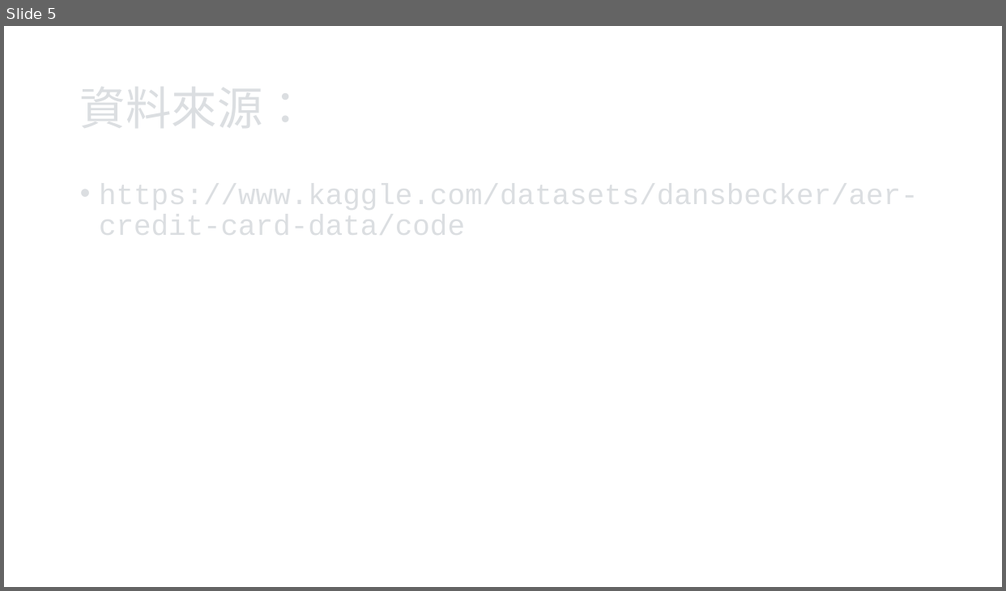
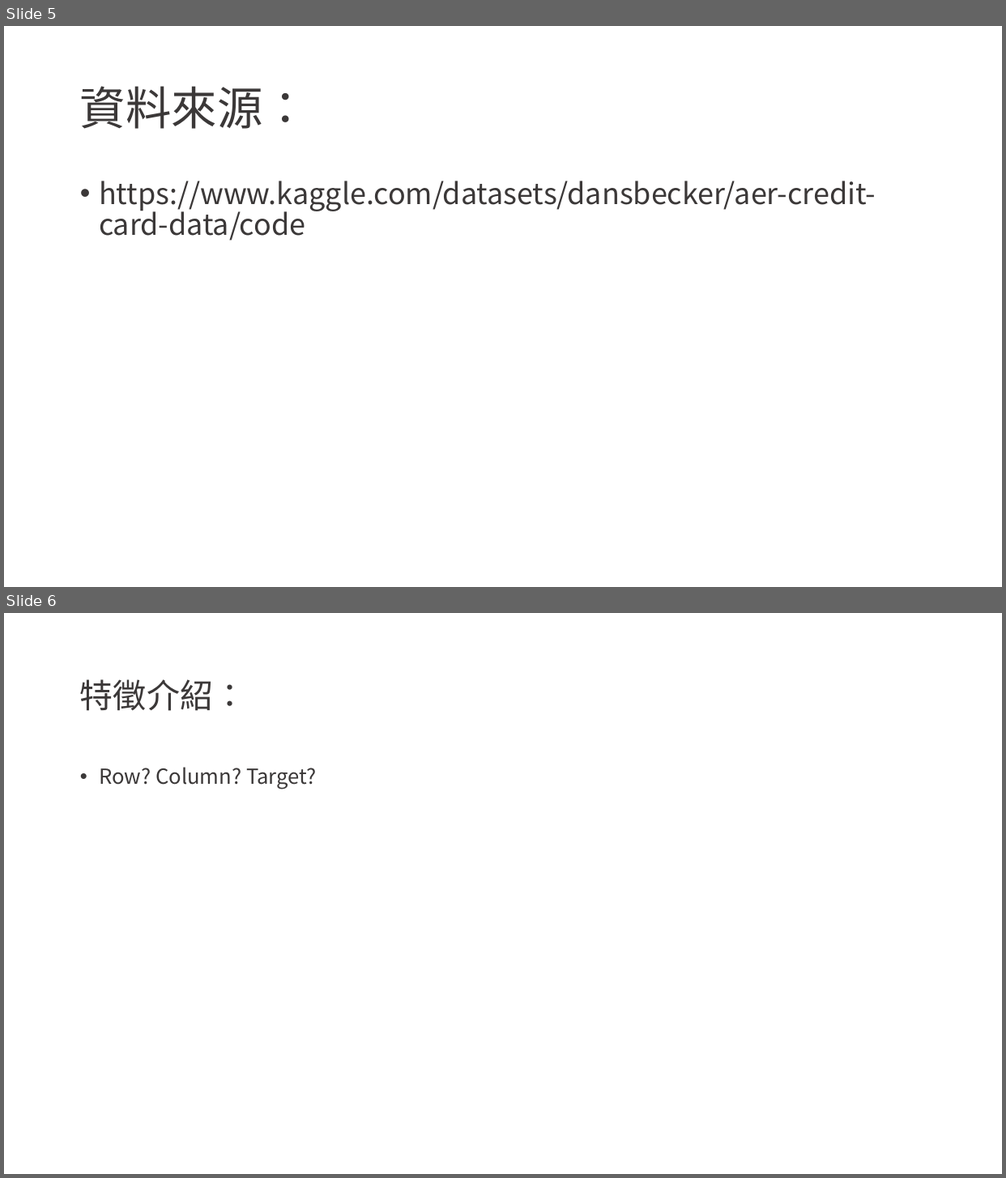
Before and after one commit to RCK10274/Issue_Credit_Card, a slide deck: Issue_Credit_Card.pptx. Shown one above the other, each under a label of ours: slide 5 before the commit, slides 5 and 6 after it. The pictures are 1006x591 and 1006x1178 pixels, drawn with LibreOffice and Linux fonts; fonts in the diff are those of the drawing. Boxes give left, top, right and bottom in pixels: in the first picture for what was removed or moved away, otherwise in the second. Text is boxed around its words. In the diff, an @@ line names an element or a change of style, - is before the commit and + after.

```diff
--- a/Issue_Credit_Card.pptx
+++ b/Issue_Credit_Card.pptx
@@ slide 6 added at (4, 613, 1002, 1174), background #FFFFFF @@
@@ title added at (80, 679, 246, 711), 32 pt, text #3B3838 @@
+特徵介紹：
@@ text added at (99, 767, 317, 789), 20 pt, text #3B3838 @@
+• Row? Column? Target?
@@ slide 5 changed as well @@
@@ title added at (80, 86, 309, 129), 44 pt, text #3B3838 @@
+資料來源：
@@ text added at (99, 181, 876, 241), 28 pt, text #3B3838 @@
+• https://www.kaggle.com/datasets/dansbecker/aer-credit-card-data/code
```
Also in this commit, not shown: 4 other slides changed, 15 other slides added, 1 slide removed, 21 other files.
